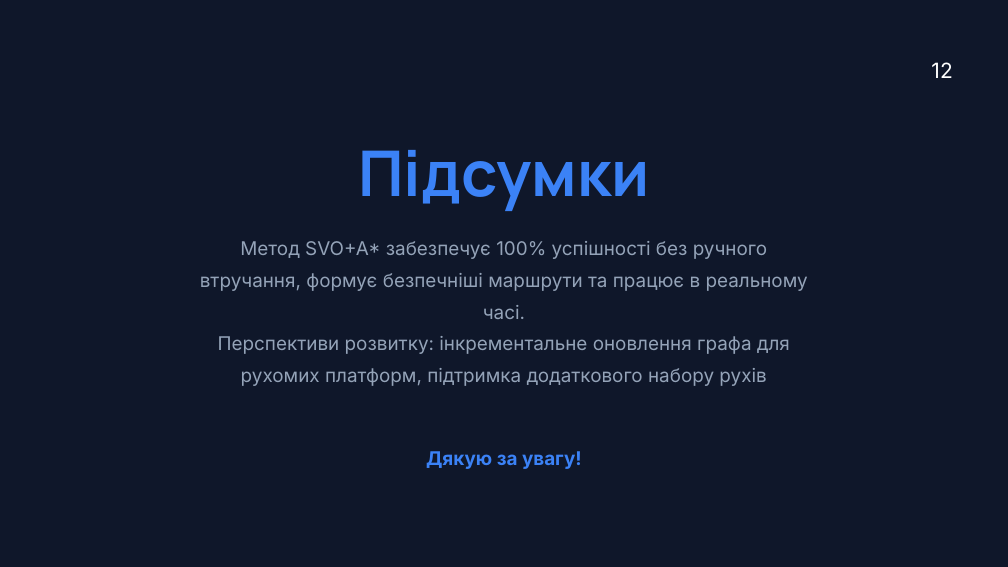
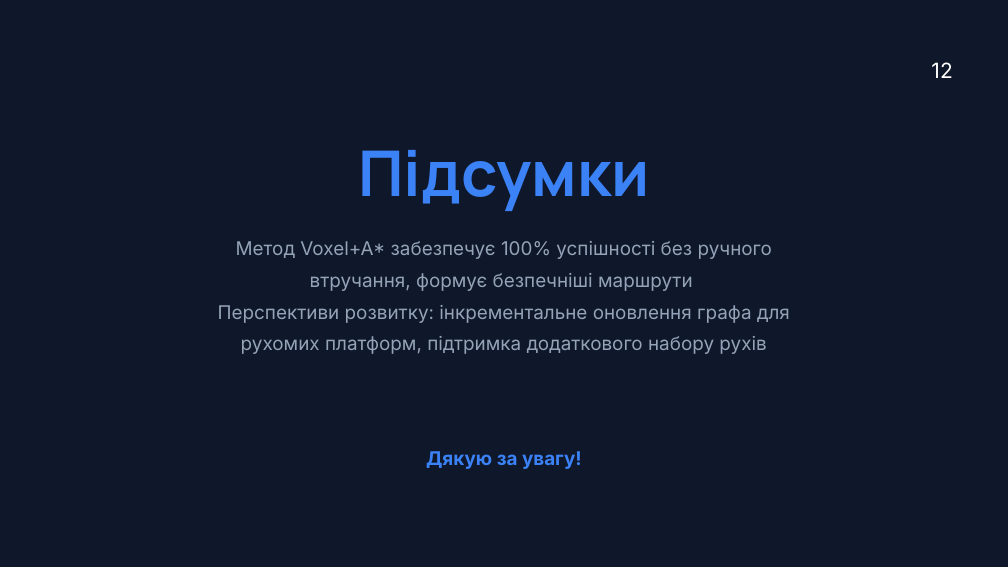
Before and after one commit to AleK259/Pravosud_NPCNav, a slide deck: slide 12 of 2026_М_ПІ_ІПЗм_24_3_Правосуд_О_О.pptx. Drawn at 1008x567 pixels with LibreOffice and Linux fonts; fonts in the diff are those of the drawing; background and template pictures are left out. Boxes give left, top, right and bottom in pixels: in the first picture for what was removed or moved away, otherwise in the second. Text is boxed around its words. In the diff, an @@ line names an element or a change of style, - is before the commit and + after.

```diff
--- a/2026_М_ПІ_ІПЗм_24_3_Правосуд_О_О.pptx
+++ b/2026_М_ПІ_ІПЗм_24_3_Правосуд_О_О.pptx
@@ text at <box>236,241,772,291</box>: text changed @@
-Метод SVO+A* забезпечує 100% успішності без ручного втручання, формує безпечніші маршрути та працює в реальному часі.
+Метод Voxel+A* забезпечує 100% успішності без ручного втручання, формує безпечніші маршрути
```
Also in this commit, not shown: 6 other slides changed.
